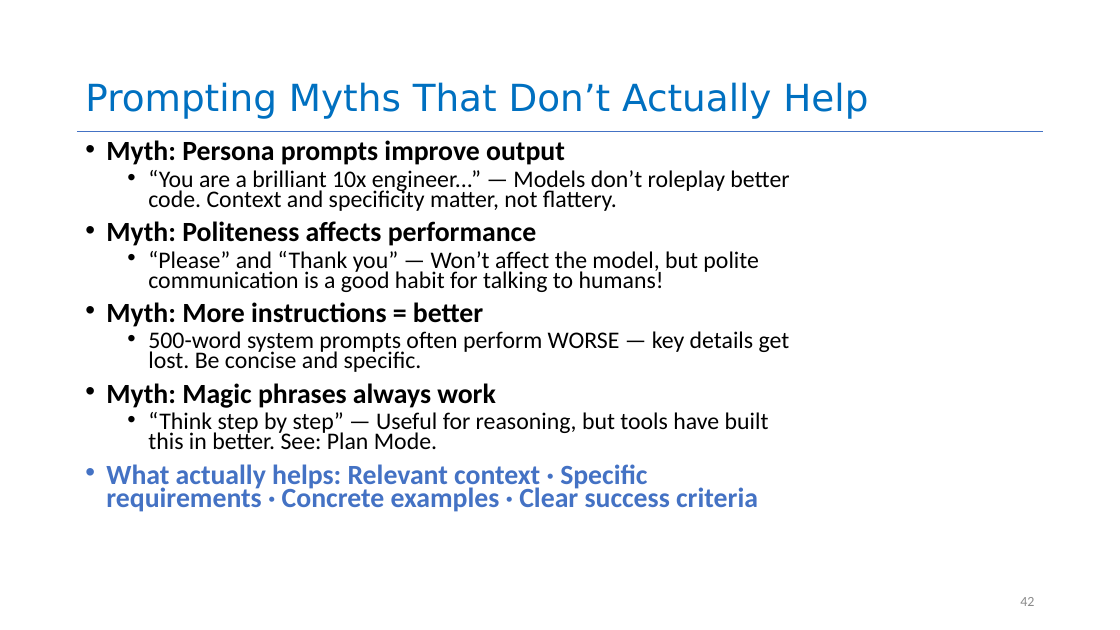
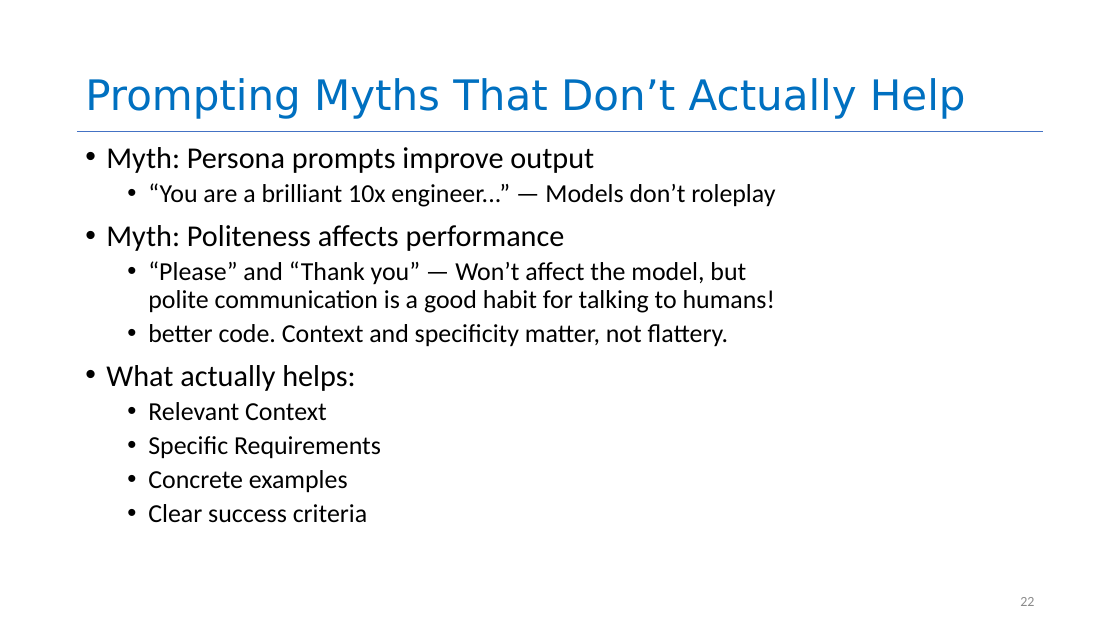
Before and after one commit to neu-se/CS4530-Spring-2026, a slide deck: slide 22 of Slides/Module 16 Using AI Agents.pptx (slide 42 before the commit). Drawn at 1120x630 pixels with LibreOffice and Linux fonts; fonts in the diff are those of the drawing. Boxes give left, top, right and bottom in pixels: in the first picture for what was removed or moved away, otherwise in the second. Text is boxed around its words. In the diff, an @@ line names an element or a change of style, - is before the commit and + after.

```diff
--- a/Slides/Module 16 Using AI Agents.pptx
+++ b/Slides/Module 16 Using AI Agents.pptx
@@ title "Prompting Myths That Don’t Actually ..." at [85, 78, 966, 119]: size 32 to 36 pt @@
@@ text at [106, 147, 775, 313]: size 23.8 to 25.9 pt, bold off in "Myth: Persona prompts improve output", "Myth: Politeness affects performance"; size 20.4 to 22.2 pt in "“Please” and “Thank you” — Won’t affect ..."; line spacing 0.7 to 0.9 @@
@@ text at [148, 183, 775, 207]: text changed; size 20.4 to 22.2 pt @@
-  • “You are a brilliant 10x engineer...” — Models don’t roleplay better code. Context and specificity matter, not flattery.
+  • “You are a brilliant 10x engineer...” — Models don’t roleplay
@@ text at [106, 324, 729, 523]: text changed; size 20.4 to 22.2 pt @@
-• Myth: More instructions = better
-  • 500-word system prompts often perform WORSE — key details get lost. Be concise and specific.
-• Myth: Magic phrases always work
-  • “Think step by step” — Useful for reasoning, but tools have built this in better. See: Plan Mode.
-• What actually helps: Relevant context · Specific requirements · Concrete examples · Clear success criteria
+  • better code. Context and specificity matter, not flattery.
+• What actually helps:
+  • Relevant Context
+  • Specific Requirements
+  • Concrete examples
+  • Clear success criteria
@@ page number at [1020, 597, 1034, 606]: text changed @@
-42
+22
```
Also in this commit, not shown: 28 other slides changed, 7 slides added, 14 slides removed, 1 other file.
